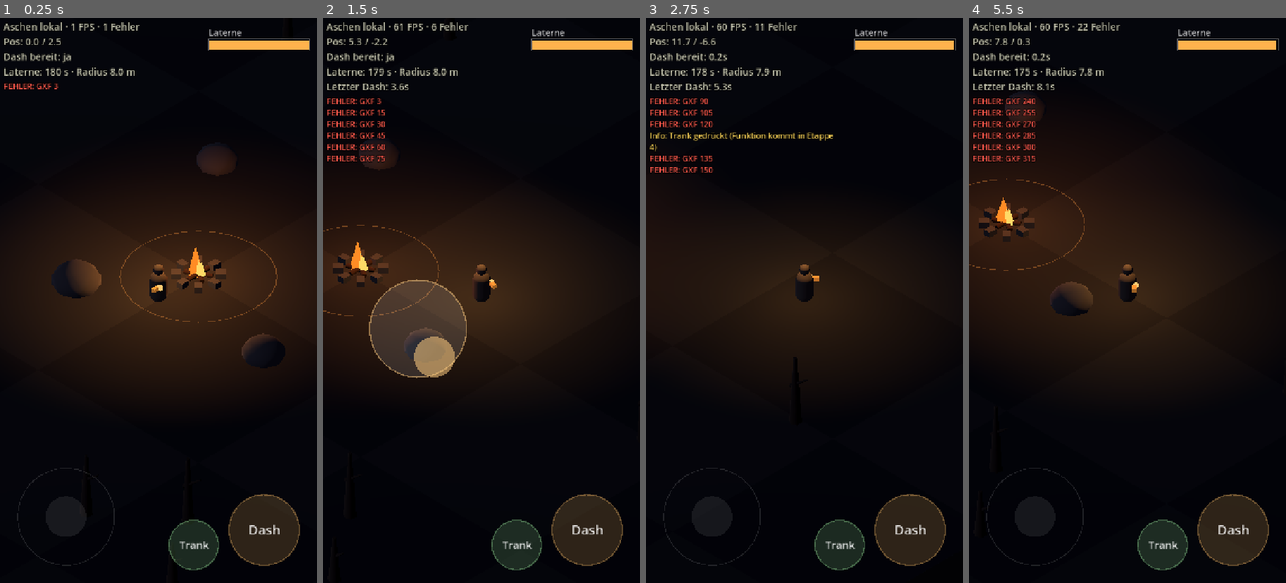
Above: before the commit, frames 1-4 (left to right).
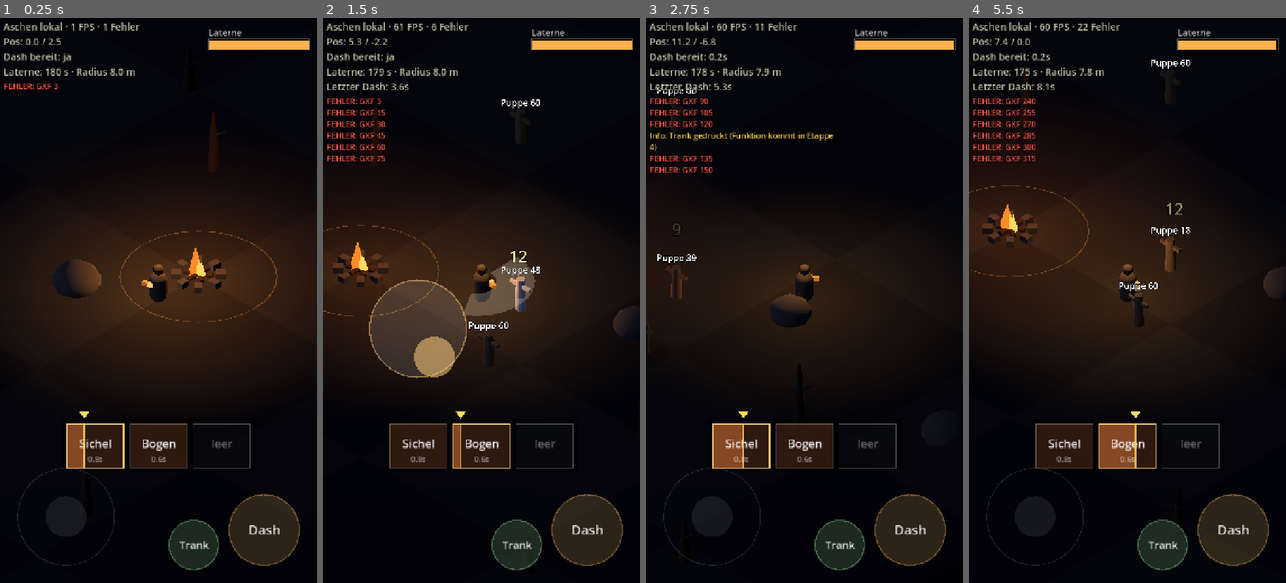
Above: after the commit, the same moments.

Repository: mxbstudio/Ashen
Game: Godot game, scene res://scenes/main.tscn
Same seed, same stepped clock (60 frames per second), same inputs: the game is played once before the commit and once after it.
Inputs (mouse positions are in pixels of both pictures, inside the frame that each line leads up to):
- Up to frame 1 (0.25 s): no input
- Up to frame 2 (1.5 s): move the mouse to (551, 272) at 0.52 s; hold D (move_right) 0.53-1.25 s; tap Space (dash) at 0.6 s; click (551, 272) at 0.67 s; drag from (418, 328) to (465, 413) at 1.27 s
- Up to frame 3 (2.75 s): move the mouse to (836, 176) at 2.02 s; hold D (move_right) from 2.03 s (still down); tap Q (potion) at 2.1 s; tap Space (dash) at 2.3 s
- Up to frame 4 (5.5 s): release D (move_right) at 2.75 s; drag from (1111, 413) to (1032, 215) at 2.77 s; move the mouse to (1222, 385) at 3.52 s; hold A (move_left) 3.53-4.25 s; tap Space (dash) at 3.6, 5.1 s; drag from (1032, 215) to (1079, 159) at 4.27 s; move the mouse to (1143, 300) at 5.02 s; hold S (move_down) from 5.03 s (still down); click (1143, 300) at 5.17 s

The runs differ from the first frame. In frame 1, 3.7% of the frame differs, in the area x 20-90%, y 16-80%; in frame 2, 5.1%; in frame 3, 3.8%; in frame 4, 5.4%, in the area x 0-98%, y 3-80%.

Commit message:
Etappe 3: Skill-Leiste mit Sichelhieb und Bogenschuss, Übungspuppen, HUD-Leiste mit Marker
Co-Authored-By: Claude Opus 5.5 <noreply@anthropic.com>
Claude-Session: https://claude.ai/code/session_01SBzu77qtinPeJUBJ9PgzyB

Diff:
--- a/scenes/player.tscn
+++ b/scenes/player.tscn
@@ -1,7 +1,9 @@
-[gd_scene load_steps=9 format=3]
+[gd_scene load_steps=11 format=3]
 
 [ext_resource type="Script" path="res://scripts/player.gd" id="1"]
 [ext_resource type="Script" path="res://scripts/lantern.gd" id="2"]
+[ext_resource type="Script" path="res://scripts/combat.gd" id="3"]
+[ext_resource type="Script" path="res://scripts/skill_bar.gd" id="4"]
 
 [sub_resource type="CapsuleShape3D" id="Shape_body"]
 radius = 0.4
@@ -58,3 +60,9 @@
 
 [node name="Lantern" type="Node3D" parent="Model"]
 script = ExtResource("2")
+
+[node name="Combat" type="Node" parent="."]
+script = ExtResource("3")
+
+[node name="SkillBar" type="Node" parent="."]
+script = ExtResource("4")
--- /dev/null
+++ b/scripts/arrow.gd
@@ -0,0 +1,41 @@
+## Pfeil: fliegt zielsuchend auf einen Gegner und trifft ihn.
+extends Node3D
+
+var _target: Node3D
+var _damage := 0.0
+var _heal := 0.0
+var _combat: Node
+var _dir := Vector3.FORWARD
+var _travelled := 0.0
+
+
+func launch(target: Node3D, damage: float, heal: float, combat: Node) -> void:
+	_target = target
+	_damage = damage
+	_heal = heal
+	_combat = combat
+	var mesh := MeshInstance3D.new()
+	var box := BoxMesh.new()
+	box.size = Vector3(0.06, 0.06, 0.8)
+	mesh.mesh = box
+	var mat := StandardMaterial3D.new()
+	mat.shading_mode = BaseMaterial3D.SHADING_MODE_UNSHADED
+	mat.albedo_color = Color(1.0, 0.85, 0.55) if damage <= Config.bow_damage else Color(1, 0.4, 0.2)
+	mesh.material_override = mat
+	add_child(mesh)
+
+
+func _physics_process(delta: float) -> void:
+	if is_instance_valid(_target) and _target.is_alive():
+		var aim := _target.global_position + Vector3(0, 1.0, 0)
+		_dir = (aim - global_position).normalized()
+		if global_position.distance_to(aim) < 0.6:
+			_combat.hit(_target, _damage, _heal)
+			queue_free()
+			return
+	var step := Config.arrow_speed * delta
+	global_position += _dir * step
+	_travelled += step
+	look_at(global_position + _dir, Vector3.UP)
+	if _travelled > Config.bow_range * 1.5:
+		queue_free()
--- /dev/null
+++ b/scripts/combat.gd
@@ -0,0 +1,96 @@
+## Führt die Angriffe des Hüters aus und wendet Modifikatoren an.
+## Hängt als Kind am Hüter ("Combat").
+extends Node
+
+const ArrowScript := preload("res://scripts/arrow.gd")
+const SlashScript := preload("res://scripts/slash_effect.gd")
+
+@onready var player: Node3D = get_parent()
+
+
+## Alle lebenden Gegner (alles in der Gruppe "enemies").
+func enemies() -> Array:
+	var out := []
+	for e in get_tree().get_nodes_in_group("enemies"):
+		if e.is_alive():
+			out.append(e)
+	return out
+
+
+func nearest_enemy(max_range: float) -> Node3D:
+	var best: Node3D = null
+	var best_d := max_range
+	for e in enemies():
+		var d := _flat_dist(e.global_position, player.global_position)
+		if d <= best_d:
+			best_d = d
+			best = e
+	return best
+
+
+func enemy_near() -> bool:
+	return nearest_enemy(Config.combat_range) != null
+
+
+## Einen Angriff ausführen. mods = vorgemerkte Modifikatoren.
+func perform(id: String, mods: Array) -> void:
+	var repeats := 1 + mods.count("echo")
+	var dmg_mult := 1.0
+	for i in mods.count("sacrifice"):
+		dmg_mult *= Config.sacrifice_multiplier
+		player.lantern.drain(Config.sacrifice_lantern_cost)
+	var heal := Config.mend_heal * mods.count("mend")
+	for r in repeats:
+		if r > 0:
+			await get_tree().create_timer(0.18).timeout
+		if not is_instance_valid(player):
+			return
+		match id:
+			"sickle": _sickle(dmg_mult, heal)
+			"bow": _bow(dmg_mult, heal)
+			_: DebugOverlay.note("%s kommt in Etappe 5" % SkillData.DEFS[id]["name"])
+
+
+## Treffer austeilen (+ ggf. Heilung durch Labung).
+func hit(target: Node3D, amount: float, heal: float) -> void:
+	if not is_instance_valid(target) or not target.is_alive():
+		return
+	target.take_damage(amount, player)
+	if heal > 0.0 and player.has_method("heal"):
+		player.heal(heal)
+
+
+func _sickle(mult: float, heal: float) -> void:
+	# Ohne Bewegung dreht sich der Hüter zum nächsten Gegner
+	player.face_nearest_enemy()
+	var fwd: Vector3 = player.facing
+	var half := deg_to_rad(Config.sickle_angle) / 2.0
+	for e in enemies():
+		var to: Vector3 = e.global_position - player.global_position
+		to.y = 0
+		if to.length() > Config.sickle_range + e.hit_radius:
+			continue
+		if to.length() > 0.3 and fwd.angle_to(to.normalized()) > half:
+			continue
+		hit(e, Config.sickle_damage * mult, heal)
+	var fx := MeshInstance3D.new()
+	fx.set_script(SlashScript)
+	fx.setup(Config.sickle_range, Config.sickle_angle, mult > 1.0)
+	player.get_parent().add_child(fx)
+	fx.global_position = player.global_position + Vector3(0, 0.7, 0)
+	fx.rotation.y = atan2(fwd.x, fwd.z)
+
+
+func _bow(mult: float, heal: float) -> void:
+	var target := nearest_enemy(Config.bow_range)
+	if target == null:
+		return
+	var arrow := Node3D.new()
+	arrow.set_script(ArrowScript)
+	player.get_parent().add_child(arrow)
+	arrow.global_position = player.global_position + Vector3(0, 1.1, 0)
+	arrow.launch(target, Config.bow_damage * mult, heal, self)
+
+
+func _flat_dist(a: Vector3, b: Vector3) -> float:
+	return Vector2(a.x - b.x, a.z - b.z).length()
--- a/scripts/config.gd
+++ b/scripts/config.gd
@@ -44,6 +44,21 @@
 var cast_bell := 1.6
 var cast_modifier := 0.2
 
+# --- Skills (Wirkung) -----------------------------------------------------
+var combat_range := 14.0           # m – nur wenn ein Gegner so nah ist, läuft die Leiste
+var sickle_damage := 12.0
+var sickle_range := 2.8            # m Reichweite des Bogens vor dem Hüter
+var sickle_angle := 150.0          # Grad Öffnungswinkel
+var bow_damage := 9.0
+var bow_range := 14.0              # m
+var arrow_speed := 24.0            # m/s
+var echo_cast_multiplier := 1.6    # Echo: Angriff dauert so viel länger
+var mend_heal := 8.0               # Labung: Heilung pro Treffer
+var sacrifice_multiplier := 2.5    # Opferlicht: Schaden ×2,5
+var sacrifice_lantern_cost := 15.0 # Opferlicht: kostet so viele Sekunden Laternenlicht
+var dummy_hp := 60.0               # Übungspuppen
+var dummy_respawn := 3.0           # s
+
 # --- Gegner-Leben ----------------------------------------------------------
 var hp_crawler := 10.0
 var hp_lighteater := 20.0
--- /dev/null
+++ b/scripts/damage_number.gd
@@ -0,0 +1,24 @@
+## Schwebende Schadenszahl über einem Getroffenen.
+extends Label3D
+
+var _t := 0.0
+
+
+func setup(amount: float, col: Color) -> void:
+	text = str(roundi(amount))
+	modulate = col
+	billboard = BaseMaterial3D.BILLBOARD_ENABLED
+	no_depth_test = true
+	fixed_size = true
+	pixel_size = 0.0012
+	font_size = 48
+	outline_size = 12
+	outline_modulate = Color(0, 0, 0, 0.9)
+
+
+func _process(delta: float) -> void:
+	_t += delta
+	position.y += delta * 1.5
+	modulate.a = clampf(1.5 - _t * 1.8, 0.0, 1.0)
+	if _t > 0.8:
+		queue_free()
--- /dev/null
+++ b/scripts/dummy.gd
@@ -0,0 +1,94 @@
+## Übungspuppe: steht still, nimmt Schaden, fällt um und steht nach kurzer Zeit wieder auf.
+## Dient zum Testen der Skill-Leiste, bis echte Gegner da sind.
+extends StaticBody3D
+
+const DamageNumber := preload("res://scripts/damage_number.gd")
+
+var hit_radius := 0.5
+var hp := 0.0
+var _respawn := 0.0
+var _flash := 0.0
+var _model: Node3D
+var _mat: StandardMaterial3D
+var _hp_label: Label3D
+
+
+func _ready() -> void:
+	add_to_group("enemies")
+	hp = Config.dummy_hp
+	_mat = StandardMaterial3D.new()
+	_mat.albedo_color = Color(0.45, 0.38, 0.28)
+	_model = Node3D.new()
+	add_child(_model)
+	var post := MeshInstance3D.new()
+	var cm := CylinderMesh.new()
+	cm.top_radius = 0.2
+	cm.bottom_radius = 0.25
+	cm.height = 1.6
+	cm.radial_segments = 8
+	post.mesh = cm
+	post.material_override = _mat
+	post.position.y = 0.8
+	_model.add_child(post)
+	var arms := MeshInstance3D.new()
+	var bm := BoxMesh.new()
+	bm.size = Vector3(1.2, 0.15, 0.15)
+	arms.mesh = bm
+	arms.material_override = _mat
+	arms.position.y = 1.25
+	_model.add_child(arms)
+	var shape := CollisionShape3D.new()
+	var cs := CylinderShape3D.new()
+	cs.radius = 0.35
+	cs.height = 1.8
+	shape.shape = cs
+	shape.position.y = 0.9
+	add_child(shape)
+	_hp_label = Label3D.new()
+	_hp_label.billboard = BaseMaterial3D.BILLBOARD_ENABLED
+	_hp_label.fixed_size = true
+	_hp_label.pixel_size = 0.0008
+	_hp_label.font_size = 40
+	_hp_label.outline_size = 10
+	_hp_label.position.y = 2.1
+	add_child(_hp_label)
+	_update_label()
+
+
+func is_alive() -> bool:
+	return hp > 0.0
+
+
+func take_damage(amount: float, _from: Node3D = null) -> void:
+	if not is_alive():
+		return
+	hp -= amount
+	_flash = 0.12
+	var num := Label3D.new()
+	num.set_script(DamageNumber)
+	num.setup(amount, Color(1, 0.9, 0.6))
+	get_parent().add_child(num)
+	num.global_position = global_position + Vector3(randf_range(-0.4, 0.4), 2.6, 0)
+	if hp <= 0.0:
+		hp = 0.0
+		_respawn = Config.dummy_respawn
+		_model.rotation.x = PI / 2.0   # umfallen
+		_model.position.y = 0.3
+	_update_label()
+
+
+func _update_label() -> void:
+	_hp_label.text = "Puppe %d" % ceili(hp) if hp > 0.0 else "…"
+
+
+func _process(delta: float) -> void:
+	if _flash > 0.0:
+		_flash -= delta
+		_mat.albedo_color = Color(1, 1, 1) if _flash > 0.0 else Color(0.45, 0.38, 0.28)
+	if not is_alive():
+		_respawn -= delta
+		if _respawn <= 0.0:
+			hp = Config.dummy_hp
+			_model.rotation.x = 0.0
+			_model.position.y = 0.0
+			_update_label()
--- a/scripts/hud.gd
+++ b/scripts/hud.gd
@@ -1,5 +1,5 @@
 ## HUD (Anzeige am Bildschirm). Wächst mit jeder Etappe.
-## Aktuell: Laternen-Balken oben rechts.
+## Aktuell: Laternen-Balken oben rechts, Skill-Leiste unten (über den Touch-Knöpfen).
 extends Control
 
 @export var player: Node3D
@@ -30,6 +30,66 @@
 	var lantern = player.lantern
 	_draw_bar(font, x, y, "Laterne", lantern.fraction(), Color(1.0, 0.7, 0.3),
 			lantern.refilling)
+	_draw_skill_bar(font, player.skill_bar)
+
+
+## Skill-Leiste: 3 Felder nebeneinander; ein Marker wandert während des Casts
+## von links nach rechts über das aktuelle Feld.
+func _draw_skill_bar(font: Font, bar: Node) -> void:
+	var n: int = bar.slots.size()
+	var slot_w := 130.0
+	var slot_h := 100.0
+	var gap := 14.0
+	var total := n * slot_w + (n - 1) * gap
+	var x0 := (size.x - total) / 2.0
+	var y0 := size.y - 360.0
+	var running: bool = bar.running
+
+	# Hintergrund
+	draw_rect(Rect2(x0 - 10, y0 - 10, total + 20, slot_h + 20), Color(0, 0, 0, 0.45))
+
+	for i in n:
+		var id: String = bar.slots[i]
+		var r := Rect2(x0 + i * (slot_w + gap), y0, slot_w, slot_h)
+		var col := SkillData.color(id)
+		var is_current: bool = i == bar.index
+		draw_rect(r, Color(col, 0.18 if id != "" else 0.06))
+		if is_current and running and id != "":
+			# Fortschritt des Casts als Füllung
+			var fr: float = bar.fraction()
+			draw_rect(Rect2(r.position, Vector2(r.size.x * fr, r.size.y)), Color(col, 0.45))
+		var border := Color(1, 0.85, 0.5, 0.9) if is_current and running else Color(1, 1, 1, 0.25)
+		draw_rect(r, border, false, 3.0 if is_current and running else 2.0)
+		var label := SkillData.short_name(id) if id != "" else "leer"
+		var fs := 26
+		var ts := font.get_string_size(label, HORIZONTAL_ALIGNMENT_CENTER, -1, fs)
+		draw_string(font, r.position + Vector2((slot_w - ts.x) / 2.0, slot_h / 2.0 + 4),
+				label, HORIZONTAL_ALIGNMENT_LEFT, -1, fs,
+				Color(1, 1, 1, 0.9 if id != "" else 0.35))
+		if id != "":
+			var ct := "%.1fs" % SkillData.cast_time(id)
+			var cs := font.get_string_size(ct, HORIZONTAL_ALIGNMENT_CENTER, -1, 18)
+			draw_string(font, r.position + Vector2((slot_w - cs.x) / 2.0, slot_h - 14), ct,
+					HORIZONTAL_ALIGNMENT_LEFT, -1, 18, Color(1, 1, 1, 0.5))
+
+	# Marker: Dreieck über der Leiste
+	var mx: float = x0 + bar.index * (slot_w + gap) + slot_w * (bar.fraction() if running else 0.0)
+	var my := y0 - 14.0
+	var mcol := Color(1, 0.85, 0.4) if running else Color(1, 1, 1, 0.3)
+	draw_colored_polygon(PackedVector2Array([Vector2(mx - 11, my - 14), Vector2(mx + 11, my - 14),
+			Vector2(mx, my + 2)]), mcol)
+	draw_line(Vector2(mx, y0), Vector2(mx, y0 + slot_h), Color(mcol, 0.8 if running else 0.2), 3.0)
+
+	# vorgemerkte Modifikatoren anzeigen
+	if not bar.pending_mods.is_empty():
+		var names := []
+		for m in bar.pending_mods:
+			names.append(SkillData.short_name(m))
+		draw_string(font, Vector2(x0, y0 + slot_h + 34), "Vorgemerkt: " + ", ".join(names),
+				HORIZONTAL_ALIGNMENT_LEFT, -1, 20, Color(0.7, 0.75, 1.0))
+	elif not running:
+		draw_string(font, Vector2(x0, y0 + slot_h + 34), "Leiste ruht – kein Gegner in der Nähe",
+				HORIZONTAL_ALIGNMENT_LEFT, -1, 20, Color(1, 1, 1, 0.4))
 
 
 ## Zeichnet einen beschrifteten Balken.
--- a/scripts/player.gd
+++ b/scripts/player.gd
@@ -1,4 +1,4 @@
-## Der Hüter: läuft und dasht. (Kampf, Licht usw. kommen in späteren Etappen.)
+## Der Hüter: läuft, dasht, trägt die Laterne und kämpft über die Skill-Leiste.
 extends CharacterBody3D
 
 signal dashed
@@ -7,6 +7,8 @@
 
 @onready var model: Node3D = $Model
 @onready var lantern: Node3D = $Model/Lantern
+@onready var combat: Node = $Combat
+@onready var skill_bar: Node = $SkillBar
 
 var facing := Vector3(0, 0, 1)     # Blickrichtung auf dem Boden
 var _dash_time := 0.0
@@ -24,6 +26,8 @@
 		if move.length() > 1.0 or not Config.joystick_analog:
 			move = move.normalized()
 		facing = move.normalized()
+	elif _dash_time <= 0.0:
+		face_nearest_enemy()   # steht er still, schaut er zum nächsten Gegner
 
 	if Input.is_action_just_pressed("dash"):
 		try_dash()
@@ -52,6 +56,17 @@
 	if _dash_cd > 0.0 or _dash_time > 0.0:
 		return
 	_dash_dir = facing
+	skill_bar.interrupt()   # Dash unterbricht den aktuellen Cast
 	_dash_time = Config.dash_duration
 	_dash_cd = Config.dash_cooldown
 	dashed.emit()
+
+
+## Dreht den Hüter zum nächsten Gegner, falls einer in Kampfreichweite ist.
+func face_nearest_enemy() -> void:
+	var e: Node3D = combat.nearest_enemy(Config.combat_range)
+	if e:
+		var to := e.global_position - global_position
+		to.y = 0
+		if to.length() > 0.1:
+			facing = to.normalized()
--- /dev/null
+++ b/scripts/skill_bar.gd
@@ -0,0 +1,71 @@
+## Die Skill-Leiste (Kern des Kampfes).
+## - 3 Slots, werden automatisch von links nach rechts abgearbeitet, dann wieder links (Kreis).
+## - Kein Cooldown: jeder Skill hat eine Cast-Zeit, danach ist der nächste Slot dran.
+## - Angriffe wirken selbst. Modifikatoren werden "vorgemerkt" und verändern den
+##   nächsten Angriff (auch über das Ende der Leiste hinweg auf den ersten Slot).
+## - Ohne Angriff in der Leiste passiert nichts.
+## - Die Leiste läuft nur, wenn ein Gegner in der Nähe ist.
+## - Ein Dash unterbricht den aktuellen Cast (Fortschritt geht verloren).
+extends Node
+
+signal skill_fired(id: String)
+
+var slots: Array[String] = ["sickle", "bow", ""]
+var index := 0                     # aktueller Slot
+var progress := 0.0                # Sekunden, die der aktuelle Cast schon läuft
+var pending_mods: Array[String] = []   # vorgemerkte Modifikatoren
+var running := false
+
+@onready var player: Node3D = get_parent()
+
+
+func has_attack() -> bool:
+	for s in slots:
+		if SkillData.is_attack(s):
+			return true
+	return false
+
+
+## Cast-Zeit des aktuellen Slots (Echo verlängert den Angriff).
+func current_cast_time() -> float:
+	var id := slots[index]
+	var t := SkillData.cast_time(id)
+	if SkillData.is_attack(id) and pending_mods.has("echo"):
+		t *= Config.echo_cast_multiplier
+	return t
+
+
+## 0..1 Fortschritt des aktuellen Casts (für die HUD-Anzeige).
+func fraction() -> float:
+	var t := current_cast_time()
+	return clampf(progress / t, 0.0, 1.0) if t > 0.0 else 0.0
+
+
+func interrupt() -> void:
+	progress = 0.0
+
+
+func _physics_process(delta: float) -> void:
+	running = has_attack() and player.combat.enemy_near()
+	if not running:
+		progress = 0.0
+		return
+	# leere Slots überspringen
+	var guard := 0
+	while slots[index] == "" and guard < slots.size():
+		index = (index + 1) % slots.size()
+		guard += 1
+	progress += delta
+	if progress >= current_cast_time():
+		progress = 0.0
+		_execute(slots[index])
+		index = (index + 1) % slots.size()
+
+
+func _execute(id: String) -> void:
+	if SkillData.is_modifier(id):
+		pending_mods.append(id)
+	else:
+		player.combat.perform(id, pending_mods.duplicate())
+		pending_mods.clear()
+	skill_fired.emit(id)
--- /dev/null
+++ b/scripts/skill_data.gd
@@ -0,0 +1,55 @@
+## Beschreibung aller Skills: Name, Kurzname, Typ (Angriff/Modifikator), Farbe.
+## Cast-Zeiten und Schaden stehen in config.gd.
+class_name SkillData
+extends RefCounted
+
+const ATTACK := "attack"
+const MODIFIER := "modifier"
+
+const DEFS := {
+	"sickle": {"name": "Sichelhieb", "short": "Sichel", "type": ATTACK,
+			"desc": "Nahkampf-Bogen vor dem Hüter"},
+	"bow": {"name": "Bogenschuss", "short": "Bogen", "type": ATTACK,
+			"desc": "Pfeil auf den nächsten Gegner"},
+	"ember": {"name": "Glutwurf", "short": "Glut", "type": ATTACK,
+			"desc": "Brennendes Geschoss, schneller Cast"},
+	"bell": {"name": "Glockenschlag", "short": "Glocke", "type": ATTACK,
+			"desc": "Schockwelle rundum, stößt zurück"},
+	"mend": {"name": "Labung", "short": "Labung", "type": MODIFIER,
+			"desc": "Nächster Treffer heilt"},
+	"echo": {"name": "Echo", "short": "Echo", "type": MODIFIER,
+			"desc": "Nächster Angriff zweimal, Cast länger"},
+	"sacrifice": {"name": "Opferlicht", "short": "Opfer", "type": MODIFIER,
+			"desc": "Nächster Angriff viel stärker, kostet Laternenlicht"},
+}
+
+
+static func is_attack(id: String) -> bool:
+	return DEFS.has(id) and DEFS[id]["type"] == ATTACK
+
+
+static func is_modifier(id: String) -> bool:
+	return DEFS.has(id) and DEFS[id]["type"] == MODIFIER
+
+
+static func short_name(id: String) -> String:
+	return DEFS[id]["short"] if DEFS.has(id) else ""
+
+
+## Grund-Cast-Zeit in Sekunden (aus config.gd).
+static func cast_time(id: String) -> float:
+	match id:
+		"sickle": return Config.cast_sickle
+		"bow": return Config.cast_bow
+		"ember": return Config.cast_ember
+		"bell": return Config.cast_bell
+		"mend", "echo", "sacrifice": return Config.cast_modifier
+	return 0.0
+
+
+static func color(id: String) -> Color:
+	if is_attack(id):
+		return Color(0.95, 0.5, 0.25)
+	if is_modifier(id):
+		return Color(0.55, 0.6, 1.0)
+	return Color(0.4, 0.4, 0.4)
--- /dev/null
+++ b/scripts/slash_effect.gd
@@ -0,0 +1,40 @@
+## Kurz sichtbarer Bogen für den Sichelhieb (fächerförmige Fläche, verblasst schnell).
+extends MeshInstance3D
+
+const LIFETIME := 0.18
+var _t := 0.0
+var _mat: StandardMaterial3D
+
+
+func setup(radius: float, angle_deg: float, strong: bool) -> void:
+	var st := SurfaceTool.new()
+	st.begin(Mesh.PRIMITIVE_TRIANGLES)
+	var half := deg_to_rad(angle_deg) / 2.0
+	var steps := 10
+	for i in steps:
+		var a0 := -half + (2.0 * half) * i / steps
+		var a1 := -half + (2.0 * half) * (i + 1) / steps
+		# innerer und äußerer Rand -> Ring-Segment
+		var r0 := radius * 0.35
+		st.add_vertex(Vector3(sin(a0) * r0, 0, cos(a0) * r0))
+		st.add_vertex(Vector3(sin(a0) * radius, 0, cos(a0) * radius))
+		st.add_vertex(Vector3(sin(a1) * radius, 0, cos(a1) * radius))
+		st.add_vertex(Vector3(sin(a0) * r0, 0, cos(a0) * r0))
+		st.add_vertex(Vector3(sin(a1) * radius, 0, cos(a1) * radius))
+		st.add_vertex(Vector3(sin(a1) * r0, 0, cos(a1) * r0))
+	mesh = st.commit()
+	_mat = StandardMaterial3D.new()
+	_mat.shading_mode = BaseMaterial3D.SHADING_MODE_UNSHADED
+	_mat.transparency = BaseMaterial3D.TRANSPARENCY_ALPHA
+	_mat.cull_mode = BaseMaterial3D.CULL_DISABLED
+	_mat.albedo_color = Color(1, 0.4, 0.2, 0.7) if strong else Color(0.9, 0.85, 0.75, 0.55)
+	material_override = _mat
+
+
+func _process(delta: float) -> void:
+	_t += delta
+	var k := _t / LIFETIME
+	_mat.albedo_color.a = 0.6 * (1.0 - k)
+	scale = Vector3.ONE * (0.85 + 0.15 * k)
+	if _t >= LIFETIME:
+		queue_free()
--- a/scripts/test_terrain.gd
+++ b/scripts/test_terrain.gd
@@ -1,6 +1,8 @@
 ## Etappe 1: einfaches Testgelände – Boden, Felsen, tote Bäume und ein Rand.
 ## Alles aus einfachen Formen, im Code erzeugt.
 extends Node3D
+
+const DummyScript := preload("res://scripts/dummy.gd")
 
 const HALF_SIZE := 30.0   # Gelände ist 60 × 60 m
 
@@ -13,11 +15,17 @@
 	_tree_mat.albedo_color = Color(0.22, 0.17, 0.13)
 	_make_ground()
 	_make_border()
+	# Übungspuppen (zum Testen der Skill-Leiste)
+	for p in [Vector3(7, 0, -3), Vector3(9, 0, 1), Vector3(-8, 0, 6), Vector3(-2, 0, -12)]:
+		var d := StaticBody3D.new()
+		d.set_script(DummyScript)
+		d.position = p
+		add_child(d)
 	var rng := RandomNumberGenerator.new()
 	rng.seed = 7   # fester Startwert -> Gelände sieht immer gleich aus
 	for i in 25:
 		var p := Vector3(rng.randf_range(-27, 27), 0, rng.randf_range(-27, 27))
-		if p.length() < 5.0:
+		if p.length() < 5.0 or _near_dummy(p):
 			continue   # Startplatz frei lassen
 		if i % 2 == 0:
 			_make_rock(p, rng.randf_range(0.6, 1.6))
@@ -120,3 +128,10 @@
 	shape.position.y = 1.0
 	body.add_child(shape)
 	add_child(body)
+
+
+func _near_dummy(p: Vector3) -> bool:
+	for c in get_children():
+		if c.is_in_group("enemies") and c.position.distance_to(p) < 3.0:
+			return true
+	return false
Not shown, added: scripts/arrow.gd.uid
Not shown, added: scripts/combat.gd.uid
Not shown, added: scripts/damage_number.gd.uid
Not shown, added: scripts/dummy.gd.uid
Not shown, added: scripts/skill_bar.gd.uid
Not shown, added: scripts/skill_data.gd.uid
Not shown, added: scripts/slash_effect.gd.uid
Not shown, changed: FORTSCHRITT.md
